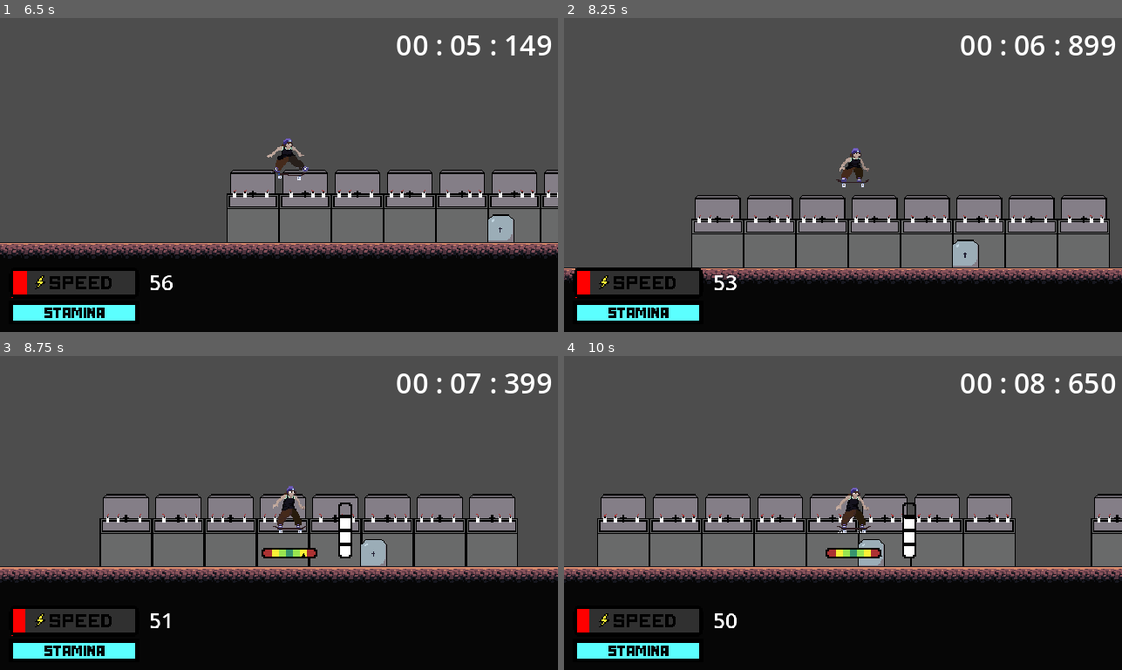
Above: before the commit, frames 1-4 (two rows, left to right).
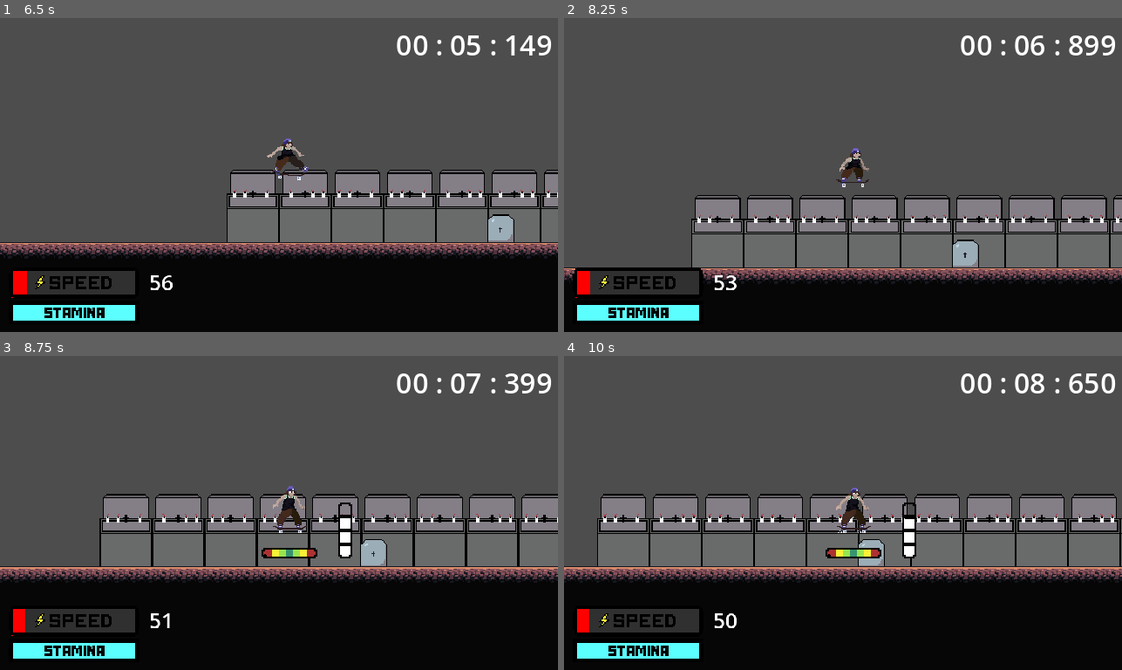
Above: after the commit, the same moments.

Repository: lucasjanta/GraveGrinder
Game: Godot game, scene res://Scenes/Menus/main_menu.tscn
Same seed, same stepped clock (60 frames per second), same inputs: the game is played once before the commit and once after it.
Inputs (mouse positions are in pixels of both pictures, inside the frame that each line leads up to):
- Up to frame 1 (6.5 s): click "Start Game" at 0.5 s; click (279, 297) at 1.25 s; tap Enter (ui_accept) at 2 s; move the mouse to (401, 159) at 2.02 s; hold D (right) 2.03-2.78 s; hold F 2.03-2.78 s; click (401, 159) at 2.17 s; tap Space (jump) at 2.27, 3.02, 4.52, 5.27, 6.02 s; move the mouse to (167, 190) at 2.77 s; hold S (down) 2.78-3.53 s; tap F at 2.85, 4.35, 5.85 s; move the mouse to (334, 105) at 3.52 s; hold D (right) 3.53-4.28 s; hold F 3.53-4.28 s; move the mouse to (251, 237) at 4.27 s; hold W (up) 4.28-5.03 s; click (251, 237) at 4.42 s; move the mouse to (446, 222) at 5.02 s; hold F 5.03-5.78 s; hold A (left) from 5.03 s (still down); move the mouse to (111, 127) at 5.77 s
- Up to frame 2 (8.25 s): move the mouse to (870, 175) at 6.52 s; release A (left) at 6.53 s; hold S (down) 6.53-7.28 s; hold F 6.53-7.28 s; click (870, 175) at 6.67 s; move the mouse to (759, 96) at 7.27 s; hold D (right) 7.28-8.03 s; tap F at 7.35 s; tap Space (jump) at 7.52 s; move the mouse to (965, 159) at 8.02 s; hold W (up) from 8.03 s (still down); hold F from 8.03 s (still down)
- Up to frame 3 (8.75 s): keep holding W (up); keep holding F; tap Space (jump) at 8.27 s
- Up to frame 4 (10 s): move the mouse to (731, 528) at 8.77 s; release W (up) at 8.78 s; release F at 8.78 s; hold D (right) 8.78-9.53 s; tap F at 8.85 s; click (731, 528) at 8.92 s; tap Space (jump) at 9.02 s; move the mouse to (898, 443) at 9.52 s; hold S (down) from 9.53 s (still down); hold F from 9.53 s (still down)

Frame 1 is identical in both runs. In frame 2, 0.5% of the frame differs, in the area x 97-100%, y 56-80%; in frame 3, 1.6%; in frame 4, 3.3%, in the area x 47-100%, y 43-67%.

Commit message:
changing grind mechanic

Diff:
--- a/Player/States/grind.gd
+++ b/Player/States/grind.gd
@@ -8,6 +8,7 @@
 	player.jump_force = -300
 
 func physics_update(delta: float) -> void:
+	player.cursor_speed = player.velocity.x / 100
 	if player.balance_stamina < 0:
 		player.balance_stamina = 0
 	else:
--- a/Player/States/stand.gd
+++ b/Player/States/stand.gd
@@ -5,6 +5,10 @@
 	player.animation_player.play("stand")
 
 func physics_update(_delta: float) -> void:
+	if player.balance_stamina < 100:
+		player.balance_stamina += 2
+	else:
+		player.balance_stamina = 100
 	#Ir para a animação de morte
 	if player.game_over:
 		finished.emit("Fall")
--- a/Scenes/Levels/test_room.tscn
+++ b/Scenes/Levels/test_room.tscn
@@ -1449,7 +1449,13 @@
 scale = Vector2(2, 2)
 
 [node name="grindtomb2" parent="." instance=ExtResource("1_oeola")]
-position = Vector2(790, 94)
+position = Vector2(718, 94)
+
+[node name="grindtomb3" parent="." instance=ExtResource("1_oeola")]
+position = Vector2(1117, 94)
+
+[node name="grindtomb4" parent="." instance=ExtResource("1_oeola")]
+position = Vector2(1517, 94)
 
 [node name="grindtomb" parent="." instance=ExtResource("1_oeola")]
 position = Vector2(318, 94)
